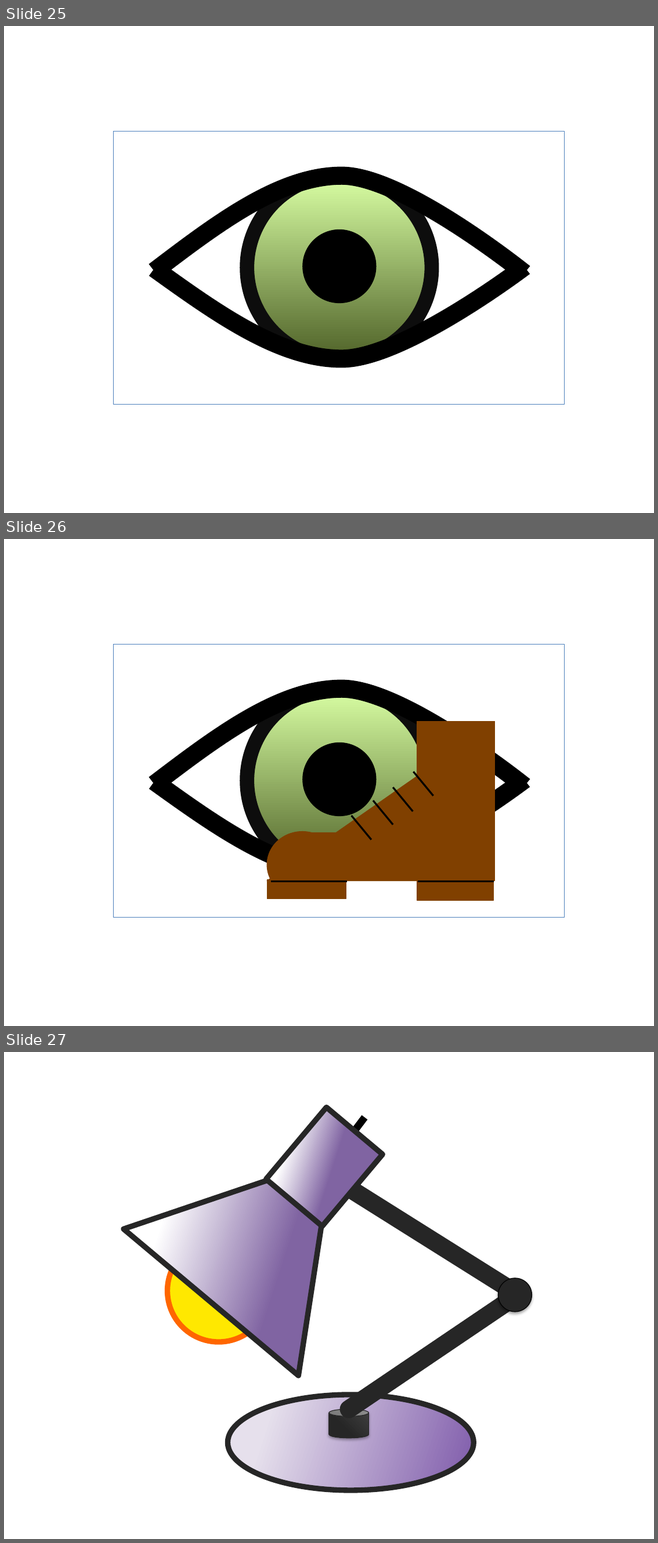
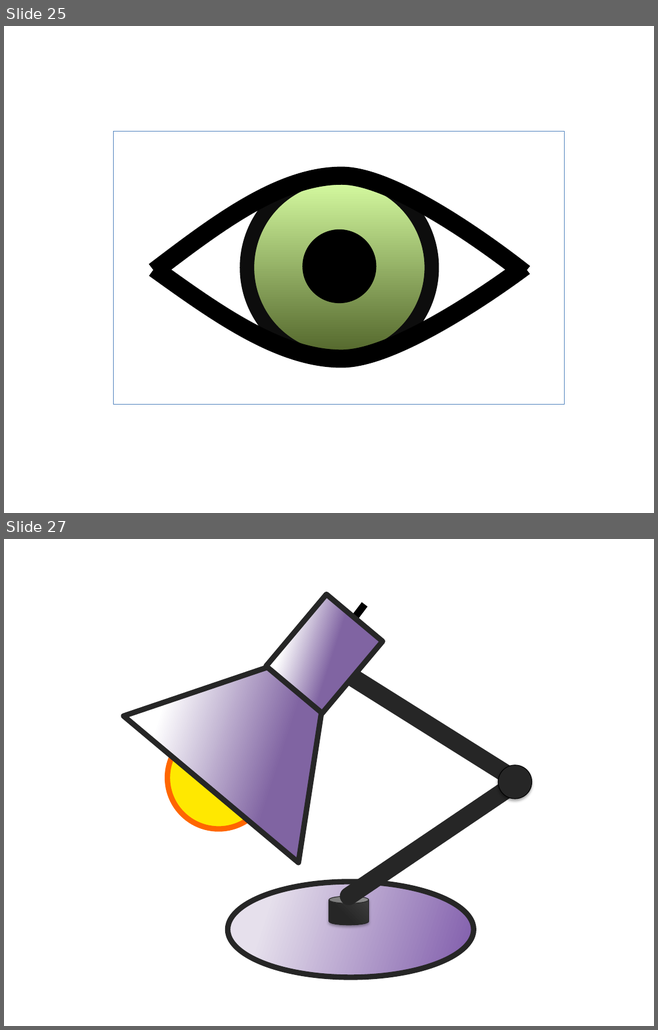
Before and after one commit to nasa/DERT, a slide deck: dert/doc/Icons.pptx. Shown one above the other, each under a label of ours: slides 25, 26 and 27 before the commit, slides 25 and 27 after it; the slides between them are not shown. The pictures are 658x1543 and 658x1030 pixels, drawn with LibreOffice and Linux fonts; fonts in the diff are those of the drawing. Boxes give left, top, right and bottom in pixels: in the first picture for what was removed or moved away, otherwise in the second. Text is boxed around its words. In the diff, an @@ line names an element or a change of style, - is before the commit and + after.

```diff
--- a/dert/doc/Icons.pptx
+++ b/dert/doc/Icons.pptx
@@ slide 26 removed at (x1=4, y1=539, x2=654, y2=1026), background #FFFFFF @@
@@ rectangle removed at (x1=114, y1=644, x2=565, y2=917) @@
@@ freeform shape removed at (x1=154, y1=689, x2=524, y2=787) @@
@@ ellipse removed at (x1=247, y1=689, x2=431, y2=873) @@
@@ ellipse removed at (x1=303, y1=743, x2=376, y2=816) @@
@@ freeform shape removed at (x1=154, y1=780, x2=524, y2=873) @@
@@ group removed at (x1=267, y1=722, x2=495, y2=900): 6 lines, 4 rectangles, 1 right triangle, 1 ellipse @@
```
Also in this commit, not shown: 1 slide added, 5 other files.
